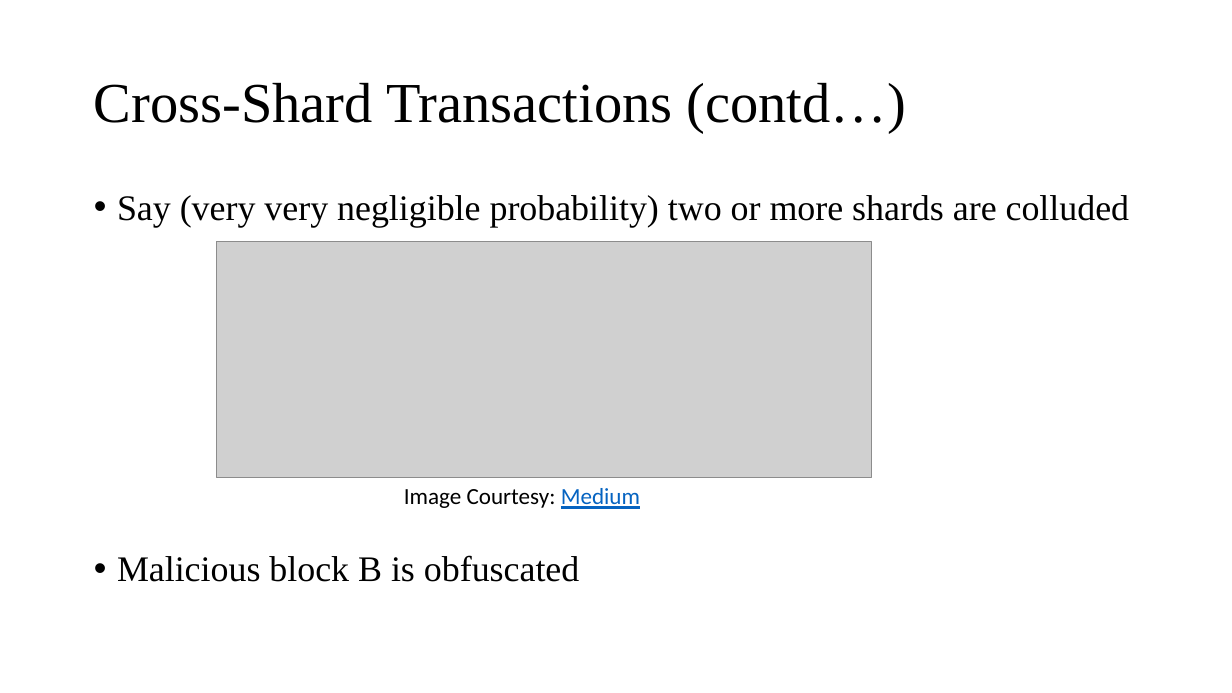
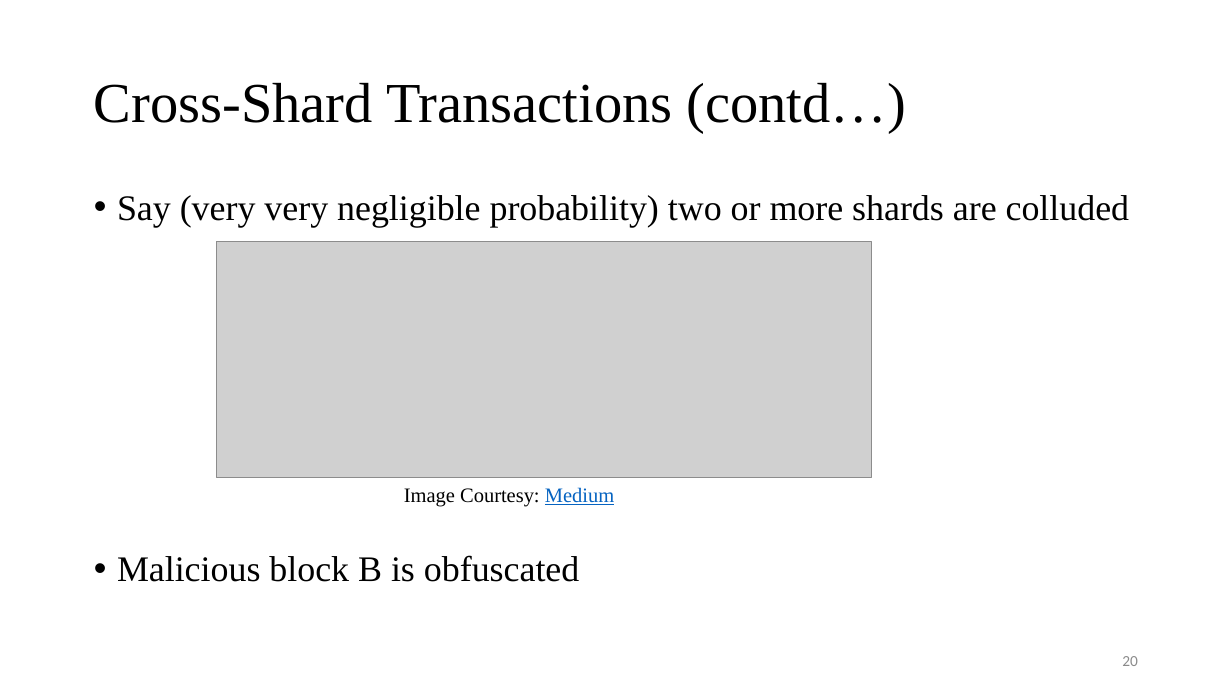
Before and after one commit to Tsajan/2018FallSemPOSTECH, a slide deck: slide 20 of CSED601 Dependable Computing/Sharding.pptx. Drawn at 1232x693 pixels with LibreOffice and Linux fonts; fonts in the diff are those of the drawing; grey boxes stand for pictures. Boxes give left, top, right and bottom in pixels: in the first picture for what was removed or moved away, otherwise in the second. Text is boxed around its words. In the diff, an @@ line names an element or a change of style, - is before the commit and + after.

```diff
--- a/CSED601 Dependable Computing/Sharding.pptx
+++ b/CSED601 Dependable Computing/Sharding.pptx
@@ text "Image Courtesy: Medium" at (404,487,614,507): size 18 to 16 pt, font Calibri to Times New Roman @@
@@ page number added at (1122,656,1138,666), 12 pt, text #8C8C8C @@
+20
```
Also in this commit, not shown: 22 other slides changed, 4 other files.
